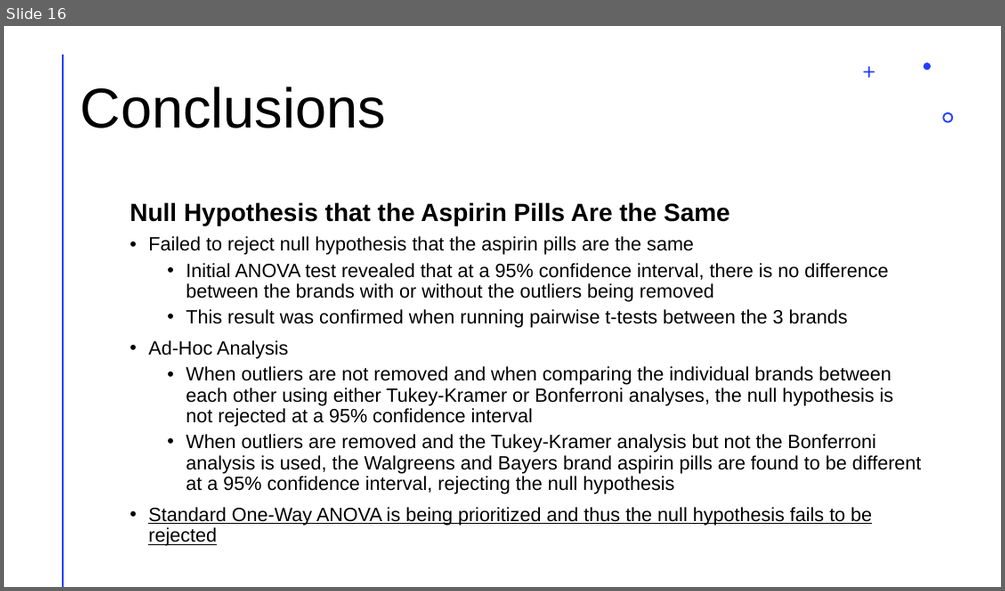
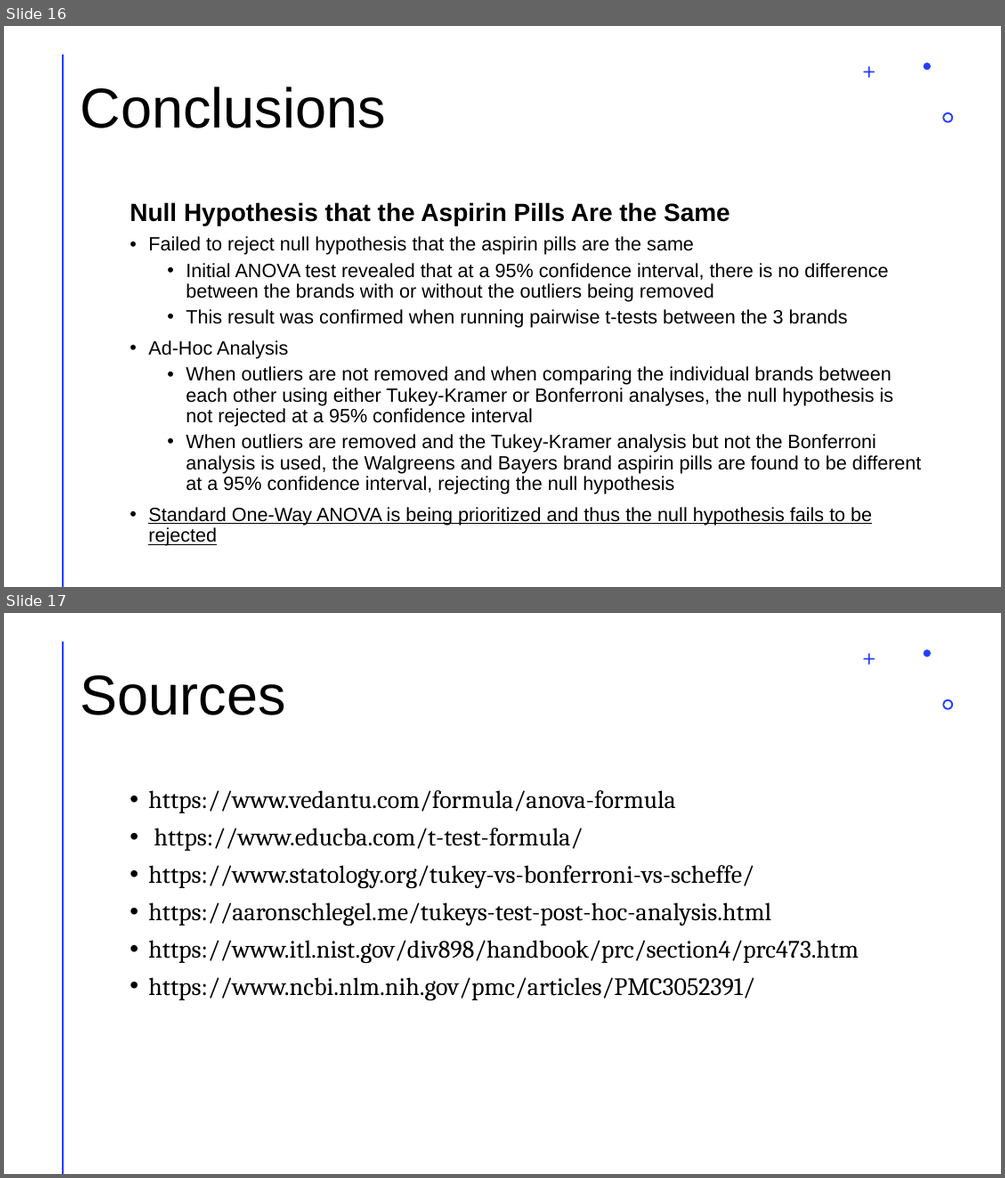
Before and after one commit to ggunaward/Analytics-Portfolio, a slide deck: R/STAT 601 - Applied Statistics I/Project 3 - Variance Analysis Aspirins/Project_3_Powerpoint_Gavin_Gunawardena.pptx. Shown one above the other, each under a label of ours: slide 16 before the commit, slides 16 and 17 after it. The pictures are 1005x591 and 1005x1178 pixels, drawn with LibreOffice and Linux fonts; fonts in the diff are those of the drawing. Boxes give left, top, right and bottom in pixels: in the first picture for what was removed or moved away, otherwise in the second. Text is boxed around its words. In the diff, an @@ line names an element or a change of style, - is before the commit and + after.

Commit message:
Updates to Powerpoint of STAT 601 Project 3 to add a sources page.

```diff
--- a/R/STAT 601 - Applied Statistics I/Project 3 - Variance Analysis Aspirins/Project_3_Powerpoint_Gavin_Gunawardena.pptx
+++ b/R/STAT 601 - Applied Statistics I/Project 3 - Variance Analysis Aspirins/Project_3_Powerpoint_Gavin_Gunawardena.pptx
@@ slide 17 added at (x1=4, y1=613, x2=1001, y2=1174), background #FFFFFF; not listed: 4 template elements that a slide beside it also shows @@
@@ title added at (x1=81, y1=675, x2=286, y2=715), 54 pt, text #000000 @@
+Sources
@@ text added at (x1=148, y1=790, x2=858, y2=1000), 24 pt, text #000000 @@
+• https://www.vedantu.com/formula/anova-formula
+• https://www.educba.com/t-test-formula/
+• https://www.statology.org/tukey-vs-bonferroni-vs-scheffe/
+• https://aaronschlegel.me/tukeys-test-post-hoc-analysis.html
+• https://www.itl.nist.gov/div898/handbook/prc/section4/prc473.htm
+• https://www.ncbi.nlm.nih.gov/pmc/articles/PMC3052391/
```
Also in this commit, not shown: 6 other files.
